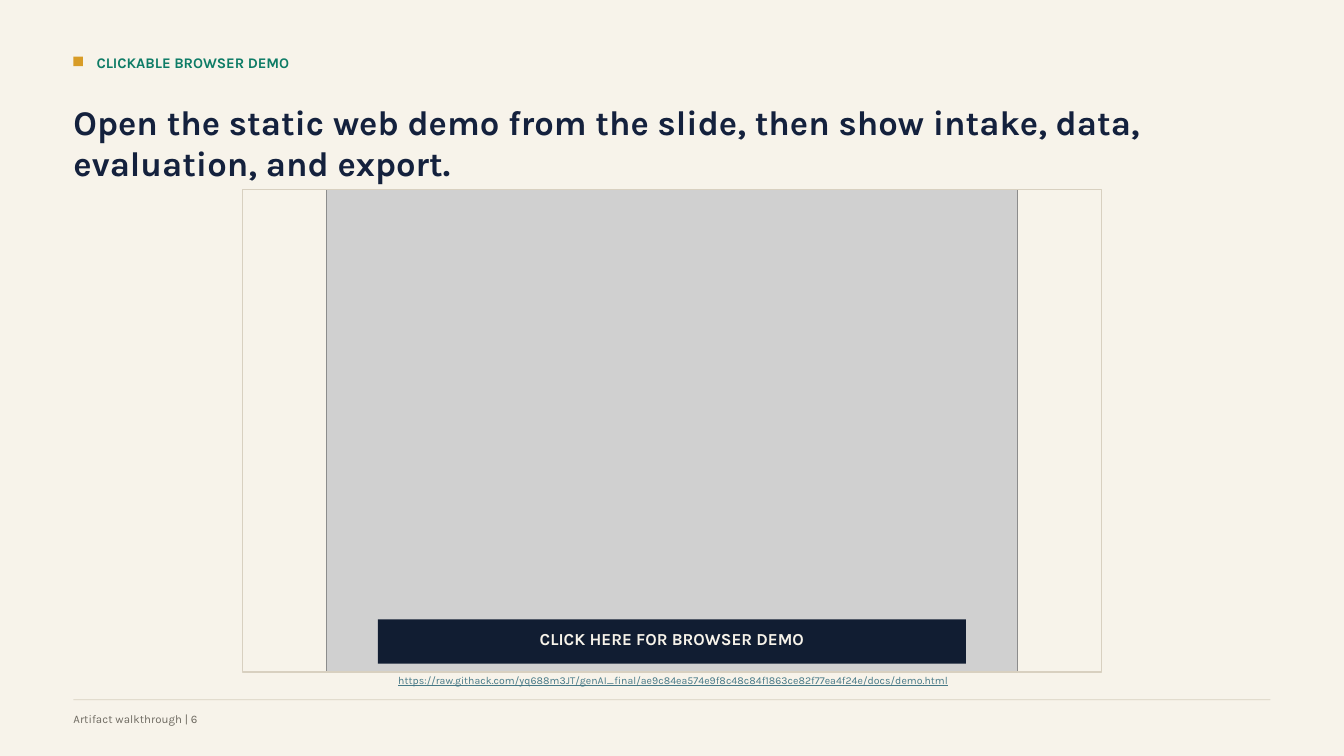
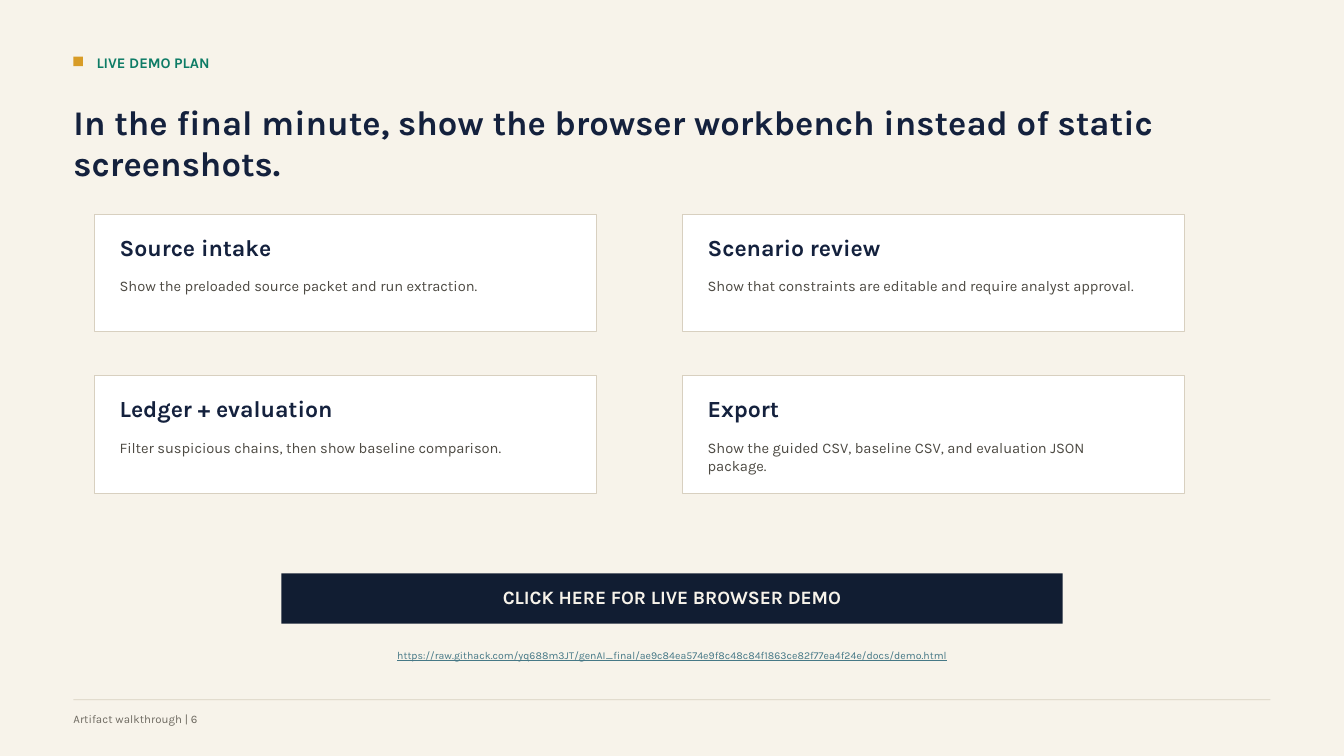
Before and after one commit to yq688m3JT/genAI_final, a slide deck: slide 7 of docs/synthaml-final-presentation.pptx. Drawn at 1344x756 pixels with LibreOffice and Linux fonts; fonts in the diff are those of the drawing; grey boxes stand for pictures. Boxes give left, top, right and bottom in pixels: in the first picture for what was removed or moved away, otherwise in the second. Text is boxed around its words. In the diff, an @@ line names an element or a change of style, - is before the commit and + after.

```diff
--- a/docs/synthaml-final-presentation.pptx
+++ b/docs/synthaml-final-presentation.pptx
@@ text at <box>97,58,209,68</box>: text changed @@
-CLICKABLE BROWSER DEMO
+LIVE DEMO PLAN
@@ text at <box>73,110,1153,177</box>: text changed @@
-Open the static web demo from the slide, then show intake, data, evaluation, and export.
+In the final minute, show the browser workbench instead of static screenshots.
@@ rectangle removed at <box>243,190,1102,673</box> @@
@@ picture removed at <box>327,190,1018,673</box> @@
@@ rectangle added at <box>95,214,597,332</box>, fill #FFFFFF, outline #D8D0C0 0.75 pt @@
@@ text added at <box>120,239,271,257</box>, 16.5 pt, text #14213D, bold @@
+Source intake
@@ rectangle added at <box>683,214,1185,332</box>, fill #FFFFFF, outline #D8D0C0 0.75 pt @@
@@ text added at <box>708,239,880,257</box>, 16.5 pt, text #14213D, bold @@
+Scenario review
@@ text added at <box>120,281,478,295</box>, 10.5 pt, text #4D4A43 @@
+Show the preloaded source packet and run extraction.
@@ text added at <box>708,281,1133,295</box>, 10.5 pt, text #4D4A43 @@
+Show that constraints are editable and require analyst approval.
@@ rectangle added at <box>95,376,597,494</box>, fill #FFFFFF, outline #D8D0C0 0.75 pt @@
@@ rectangle added at <box>683,376,1185,494</box>, fill #FFFFFF, outline #D8D0C0 0.75 pt @@
@@ text added at <box>120,400,332,423</box>, 16.5 pt, text #14213D, bold @@
+Ledger + evaluation
@@ text added at <box>708,402,779,423</box>, 16.5 pt, text #14213D, bold @@
+Export
@@ text added at <box>120,443,501,457</box>, 10.5 pt, text #4D4A43 @@
+Filter suspicious chains, then show baseline comparison.
@@ text added at <box>708,443,1084,475</box>, 10.5 pt, text #4D4A43 @@
+Show the guided CSV, baseline CSV, and evaluation JSON package.
@@ rectangle: place and size @@
-rectangle at <box>378,620,966,664</box>
+rectangle at <box>281,574,1063,624</box>
@@ text at <box>503,591,841,605</box>: text changed; size 12 to 13.5 pt @@
-CLICK HERE FOR BROWSER DEMO
+CLICK HERE FOR LIVE BROWSER DEMO
@@ text "https://raw.githack.com/yq688m3JT/genAI_final/ae9c84ea574e9f ...": place and size @@
-text "https://raw.githack.com/yq688m3JT/genAI_final/ae9c84ea574e9f ..." at <box>398,676,948,687</box>
+text "https://raw.githack.com/yq688m3JT/genAI_final/ae9c84ea574e9f ..." at <box>397,651,947,662</box>
```
Also in this commit, not shown: 4 other slides changed, 2 slides added, 2 slides removed, 2 other files.
